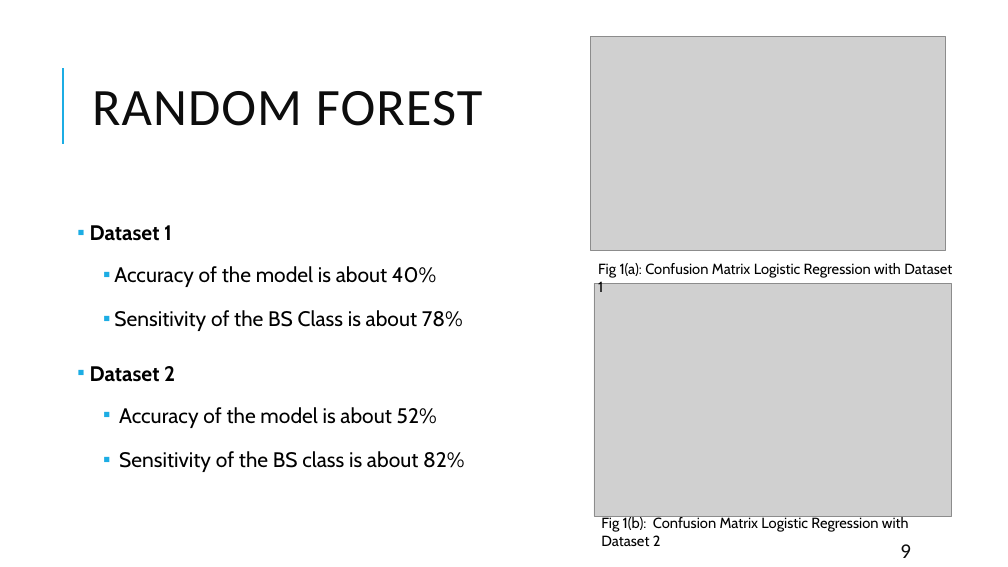
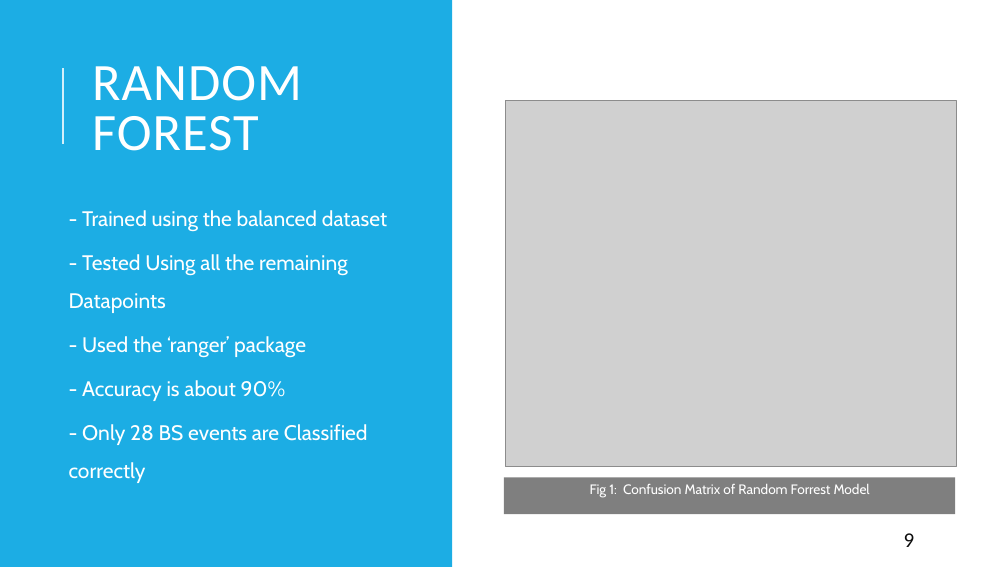
Before and after one commit to matty1203/r_cubicplot, a slide deck: slide 9 of Classification of bow shock event positions from Magnetic.pptx. Drawn at 1008x567 pixels with LibreOffice and Linux fonts; fonts in the diff are those of the drawing; grey boxes stand for pictures. Boxes give left, top, right and bottom in pixels: in the first picture for what was removed or moved away, otherwise in the second. Text is boxed around its words. In the diff, an @@ line names an element or a change of style, - is before the commit and + after.

Commit message:
ppt

```diff
--- a/Classification of bow shock event positions from Magnetic.pptx
+++ b/Classification of bow shock event positions from Magnetic.pptx
@@ rectangle added at box(0, 0, 452, 567), fill #1CADE4 @@
@@ title "RANDOM FOREST" at box(92, 66, 302, 151): text colour #0D0D0D to #FFFFFF @@
@@ picture removed at box(591, 36, 945, 251) @@
@@ line removed from (63, 144) to (63, 68) @@
@@ line added from (63, 144) to (63, 68), #D2EFFA 1.5 pt @@
@@ picture added at box(505, 101, 957, 467) @@
@@ text "- Trained using the balanced ...": place and size @@
-text "- Trained using the balanced ..." at box(90, 225, 464, 472)
+text "- Trained using the balanced ..." at box(43, 189, 451, 514)
@@ text "- Trained using the balanced ..." at box(43, 189, 451, 514): outline none to #1CADE4 0.75 pt @@
@@ text at box(69, 210, 387, 483): text changed; text colour #000000 to #FFFFFF @@
-▪ Dataset 1
-    ▪ Accuracy of the model is about 40%
-    ▪ Sensitivity of the BS Class is about 78%
-▪ Dataset 2
-    ▪ Accuracy of the model is about 52%
-    ▪ Sensitivity of the BS class is about 82%
+  ▪ - Trained using the balanced dataset
+  ▪ - Tested Using all the remaining Datapoints
+  ▪ - Used the ‘ranger’ package
+  ▪ - Accuracy is about 90%
+  ▪ - Only 28 BS events are Classified correctly
@@ text removed at box(598, 263, 952, 292) @@
-Fig 1(a): Confusion Matrix Logistic Regression with Dataset 1
@@ picture removed at box(594, 284, 953, 516) @@
@@ rectangle "Fig 1: Confusion Matrix of ...": place and size @@
-rectangle "Fig 1: Confusion Matrix of ..." at box(601, 516, 909, 546)
+rectangle "Fig 1: Confusion Matrix of ..." at box(504, 478, 956, 514)
@@ rectangle "Fig 1: Confusion Matrix of ..." at box(504, 478, 956, 514): fill none to #000000 at 50% opacity @@
@@ text in rectangle at box(590, 484, 870, 498): text changed; size 14 to 13 pt; text colour #000000 to #FFFFFF @@
-Fig 1(b): Confusion Matrix Logistic Regression with Dataset 2
+Fig 1: Confusion Matrix of Random Forrest Model
@@ page number: place and size @@
-page number at box(900, 544, 911, 558)
+page number at box(904, 533, 915, 547)
```
Also in this commit, not shown: 2 other slides changed.
